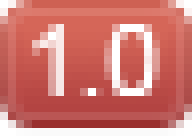
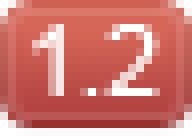
Two versions of the same layered image (192px x 136px). Layer-by-layer changes:
added layer "1.2" above "1.1" over <box>104,24,160,96</box>
hid "1.0" over <box>104,24,160,96</box>
